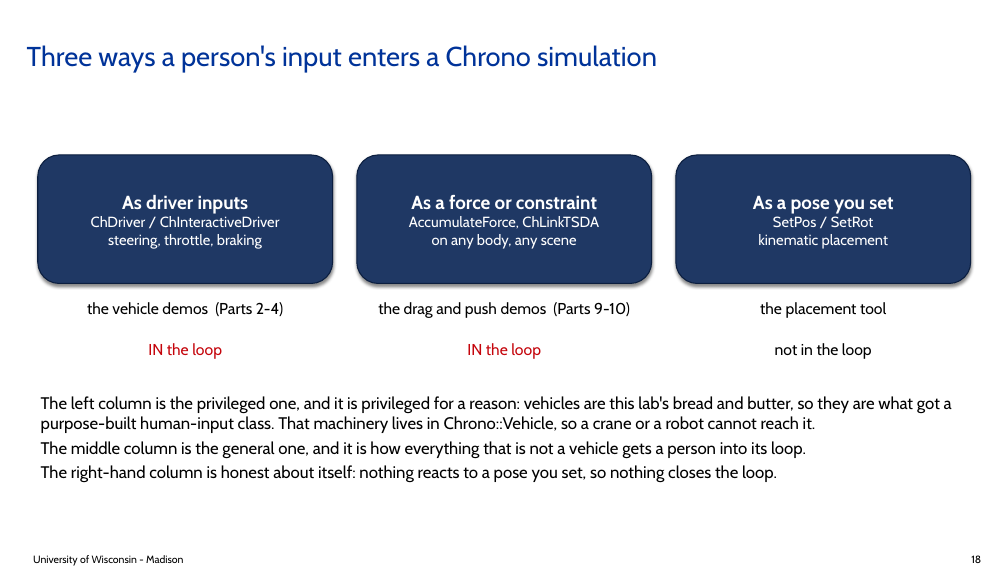
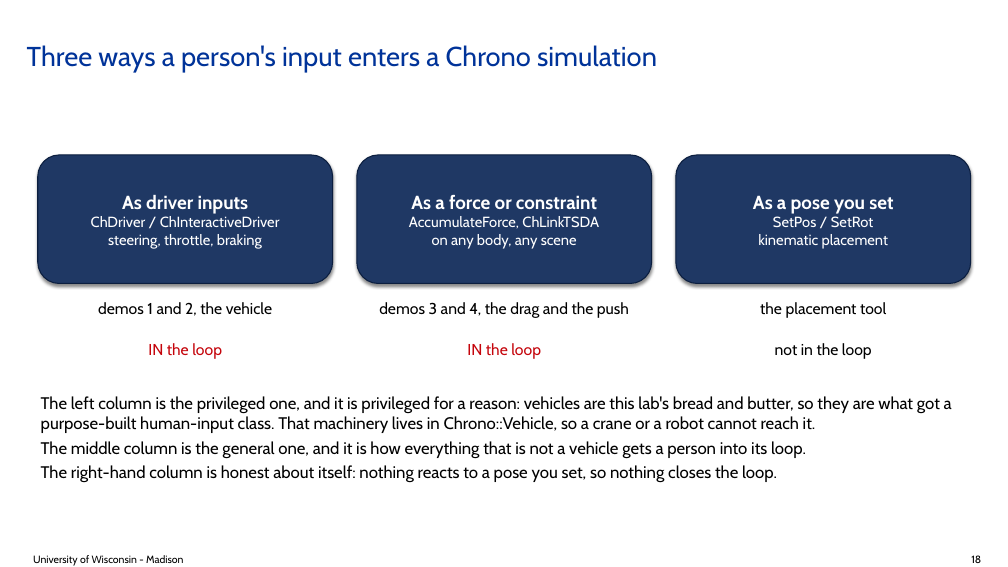
Before and after one commit to ksha23/chrono-hil-tutorial, a slide deck: slide 18 of tutorial_HIL_driver.pptx. Drawn at 1008x567 pixels with LibreOffice and Linux fonts; fonts in the diff are those of the drawing; background and template pictures are left out. Boxes give left, top, right and bottom in pixels: in the first picture for what was removed or moved away, otherwise in the second. Text is boxed around its words. In the diff, an @@ line names an element or a change of style, - is before the commit and + after.

```diff
--- a/tutorial_HIL_driver.pptx
+++ b/tutorial_HIL_driver.pptx
@@ text at bbox=[98, 302, 272, 316]: text changed @@
-the vehicle demos (Parts 2-4)
+demos 1 and 2, the vehicle
@@ text at bbox=[379, 302, 629, 318]: text changed @@
-the drag and push demos (Parts 9-10)
+demos 3 and 4, the drag and the push
```
Also in this commit, not shown: 23 other slides changed, 5 other files.
